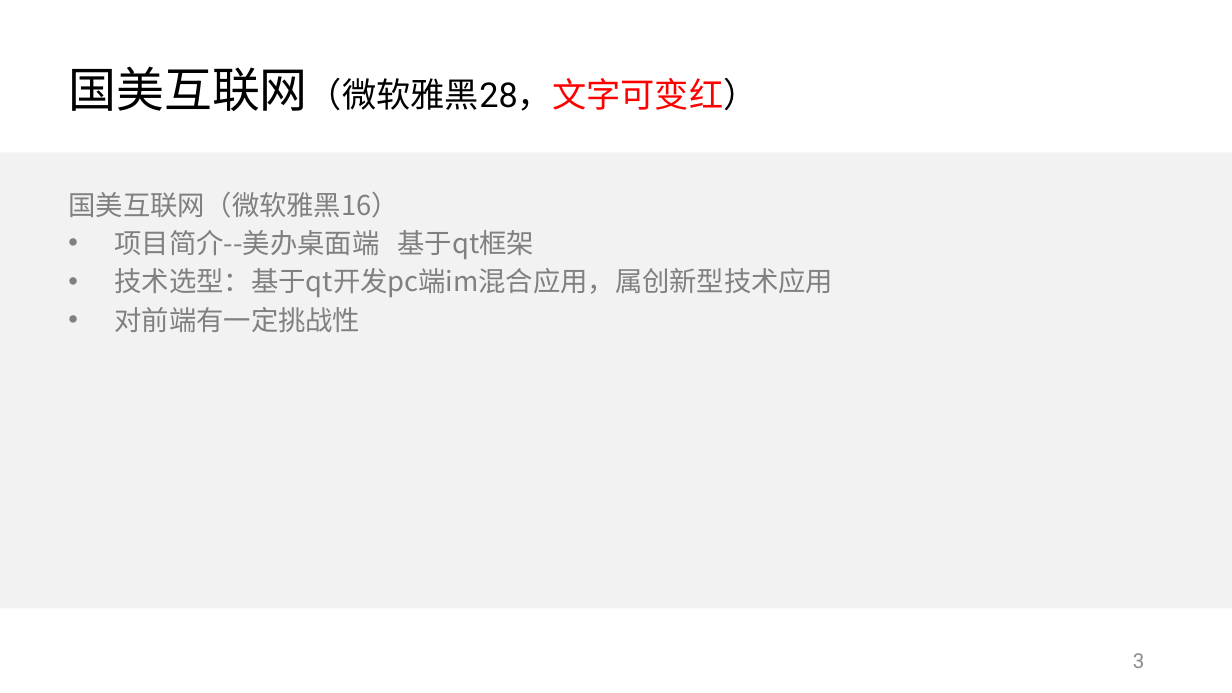
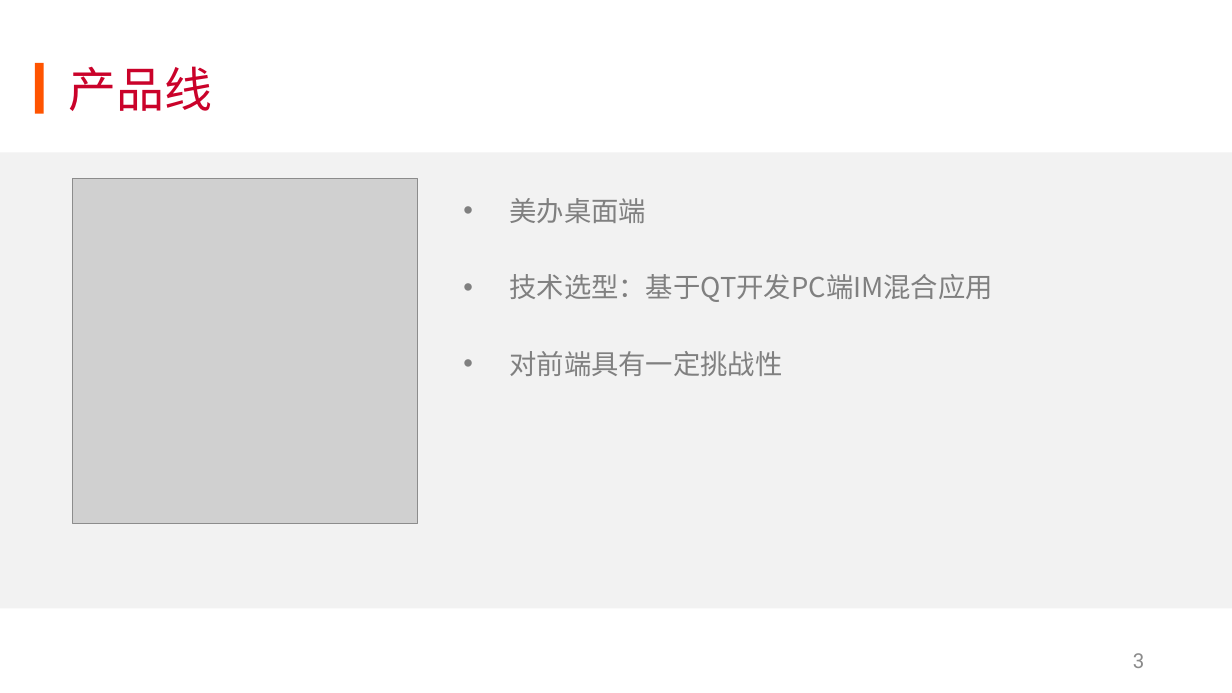
Before and after one commit to KuiShang/skilTree, a slide deck: slide 4 of 国美互联网PPT答辩模版.pptx. Drawn at 1232x693 pixels with LibreOffice and Linux fonts; fonts in the diff are those of the drawing; grey boxes stand for pictures; background and template pictures are left out. Boxes give left, top, right and bottom in pixels: in the first picture for what was removed or moved away, otherwise in the second. Text is boxed around its words. In the diff, an @@ line names an element or a change of style, - is before the commit and + after.

```diff
--- a/国美互联网PPT答辩模版.pptx
+++ b/国美互联网PPT答辩模版.pptx
@@ rectangle added at (34, 63, 43, 113), fill #FF5400 @@
@@ title at (69, 66, 213, 111): text changed; size 20 to 28 pt; text colour #000000 to #CA022A @@
-国美互联网（微软雅黑28，文字可变红）
+产品线
@@ picture added at (73, 179, 418, 524) @@
@@ text at (510, 198, 993, 376): text changed @@
-国美互联网（微软雅黑16）
-• 项目简介--美办桌面端 基于qt框架
-• 技术选型：基于qt开发pc端im混合应用，属创新型技术应用
-• 对前端有一定挑战性
+• 美办桌面端
+• 技术选型：基于QT开发PC端IM混合应用
+• 对前端具有一定挑战性
```
Also in this commit, not shown: 7 other slides changed, 7 slides added, 3 slides removed, 23 other files.
